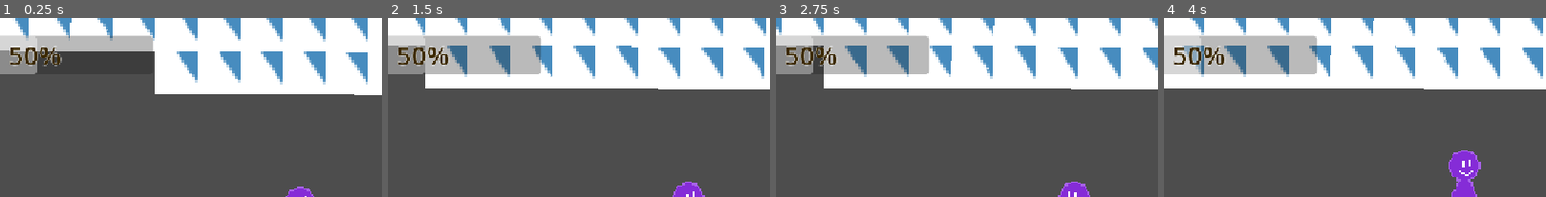
Above: before the commit, frames 1-4 (left to right).
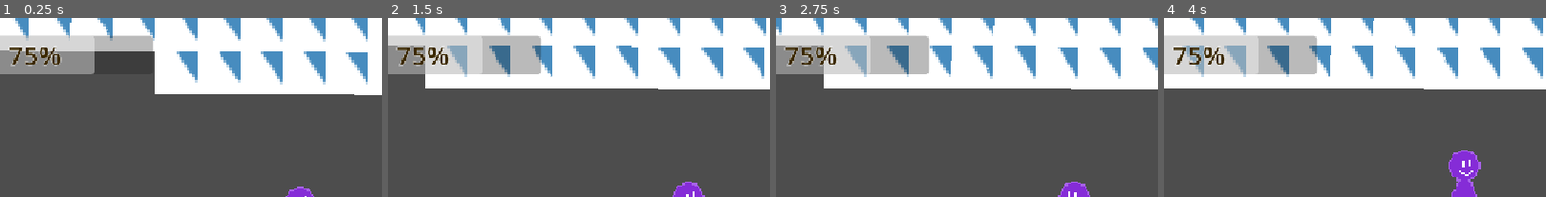
Above: after the commit, the same moments.

Repository: Approxamatrix/Ug-gamejam-summer-2025
Game: Godot game, scene res://Scenes/Levels/Intro.tscn
Same seed, same stepped clock (60 frames per second), same inputs: the game is played once before the commit and once after it. The engine's default icon, where the game draws it, is replaced by a stand-in: a white triangle on a blue panel in a dark square.
Inputs:
- Up to frame 1 (0.25 s): no input
- Up to frame 2 (1.5 s): hold Shift (Dash) 0.53-1.28 s; hold D (MoveRight) from 0.53 s (still down); tap Space (Jump) at 0.77 s; tap / (Shield) at 1.35 s
- Up to frame 3 (2.75 s): tap Space (Jump) at 1.52 s; release D (MoveRight) at 2.03 s; hold A (MoveLeft) from 2.03 s (still down); tap , (Shoot) at 2.1 s
- Up to frame 4 (4 s): release A (MoveLeft) at 2.78 s; hold D (MoveRight) from 2.78 s (still down); tap Shift (Dash) at 2.85 s; tap Space (Jump) at 3.02, 3.77 s; tap / (Shield) at 3.6 s
The pictures show only the part of the screen within x 11-61%, y 0-50%; the shares and areas given below are measured in that part.

The runs differ from the first frame. In frame 1, 3.2% of the frame differs, in the area x 2-25%, y 9-32%; in frame 2, 3.2%; in frame 3, 3.2%; in frame 4, 3.2%.

Commit message:
Fixed a jump that became impossible after the player's speed was changed. Increased the player's health by 5

Diff:
--- a/Scenes/Levels/Intro.tscn
+++ b/Scenes/Levels/Intro.tscn
@@ -182,7 +182,7 @@
 position = Vector2(-26, -49)
 rotation = 0.00432233
 scale = Vector2(4, 4)
-tile_map_data = PackedByteArray("AAD//wIAAgAEAAMAAAAAAAIAAgA …(28176 unchanged characters)… GAAEAAAB6APz/AgAGAAEAAACJAPv/AQAAAAAAAAA=")
+tile_map_data = PackedByteArray("AAD//wIAAgAEAAMAAAAAAAIAAgA …(28176 unchanged characters)… GAAEAAAB6APz/AgAGAAEAAACJAPv/AQAAAAAAAAAMARAAAAAAAAAAAgA=")
 tile_set = SubResource("TileSet_ovt37")
 
 [node name="Ranger3" parent="." instance=ExtResource("2_ff37e")]
--- a/Scenes/Player.tscn
+++ b/Scenes/Player.tscn
@@ -6,12 +6,12 @@
 [sub_resource type="RectangleShape2D" id="RectangleShape2D_gbyq6"]
 size = Vector2(62, 116)
 
-[node name="Player" type="CharacterBody2D" node_paths=PackedStringArray("healthbar", "jumptimer", "dashtimer", "shieldtimer", "stuntimer", "healthlabel", "Camera", "PlyrSprite") groups=["Player"]]
+[node name="Player" type="CharacterBody2D" node_paths=PackedStringArray("healthbar", "jumptimer", "dashtimer", "shieldtimer", "stuntimer", "Camera", "PlyrSprite") groups=["Player"]]
 physics_interpolation_mode = 1
 collision_layer = 2
 collision_mask = 3
 script = ExtResource("1_88kja")
-health = 10
+health = 15
 healthbar = NodePath("Camera2D/Control/CanvasLayer/MarginContainer/ProgressBar")
 gravity = 4.5
 basejumpheight = 210.0
@@ -22,7 +22,6 @@
 shieldtimer = NodePath("ShieldTimer")
 stuntimer = NodePath("StunTimer")
 bulletlimit = 3
-healthlabel = NodePath("")
 Camera = NodePath("Camera2D")
 PlyrSprite = NodePath("Sprite2D")
 CameraoffsetY = 20
